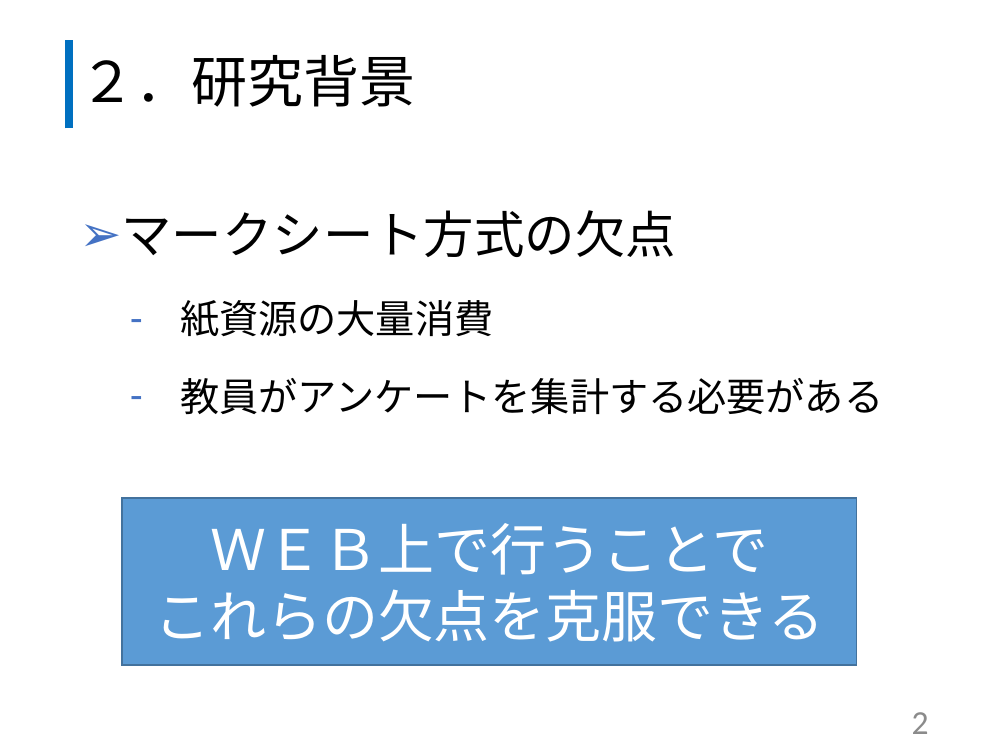
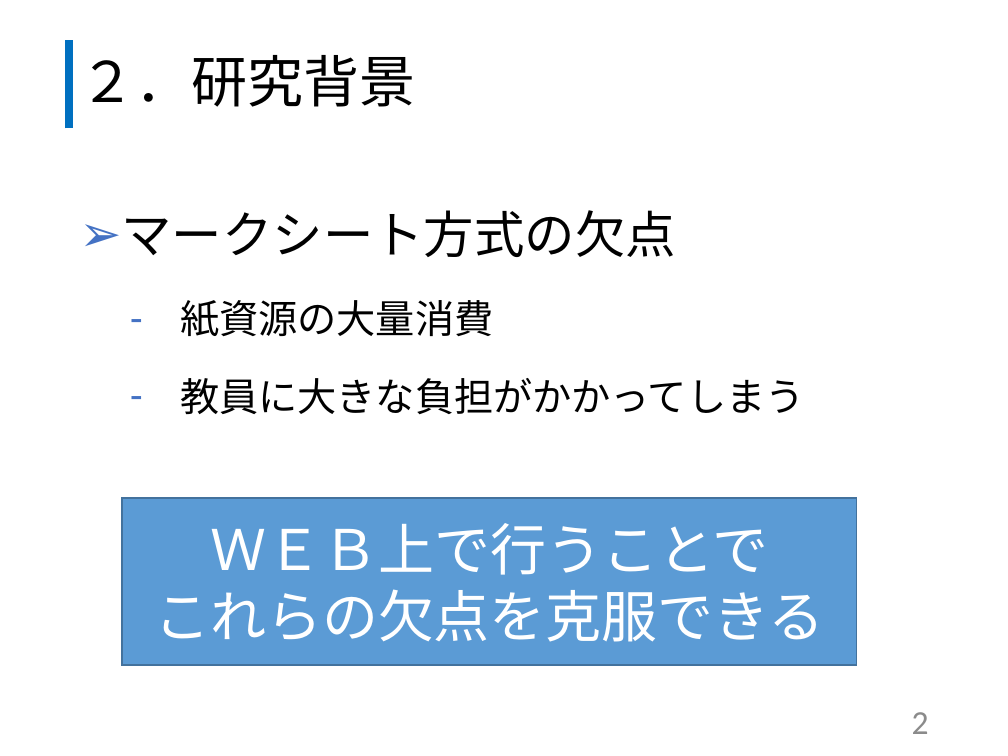
Before and after one commit to kazuwo/kosen-graduation-thesis, a slide deck: slide 3 of 卒業研究発表スライド.pptx. Drawn at 1008x756 pixels with LibreOffice and Linux fonts; fonts in the diff are those of the drawing. Boxes give left, top, right and bottom in pixels: in the first picture for what was removed or moved away, otherwise in the second. Text is boxed around its words. In the diff, an @@ line names an element or a change of style, - is before the commit and + after.

```diff
--- a/卒業研究発表スライド.pptx
+++ b/卒業研究発表スライド.pptx
@@ text at (180, 378, 804, 414): text changed @@
-  – 教員がアンケートを集計する必要がある
+  – 教員に大きな負担がかかってしまう
```
Also in this commit, not shown: 5 other slides changed, 3 slides added, 9 slides removed, 1 other file.
